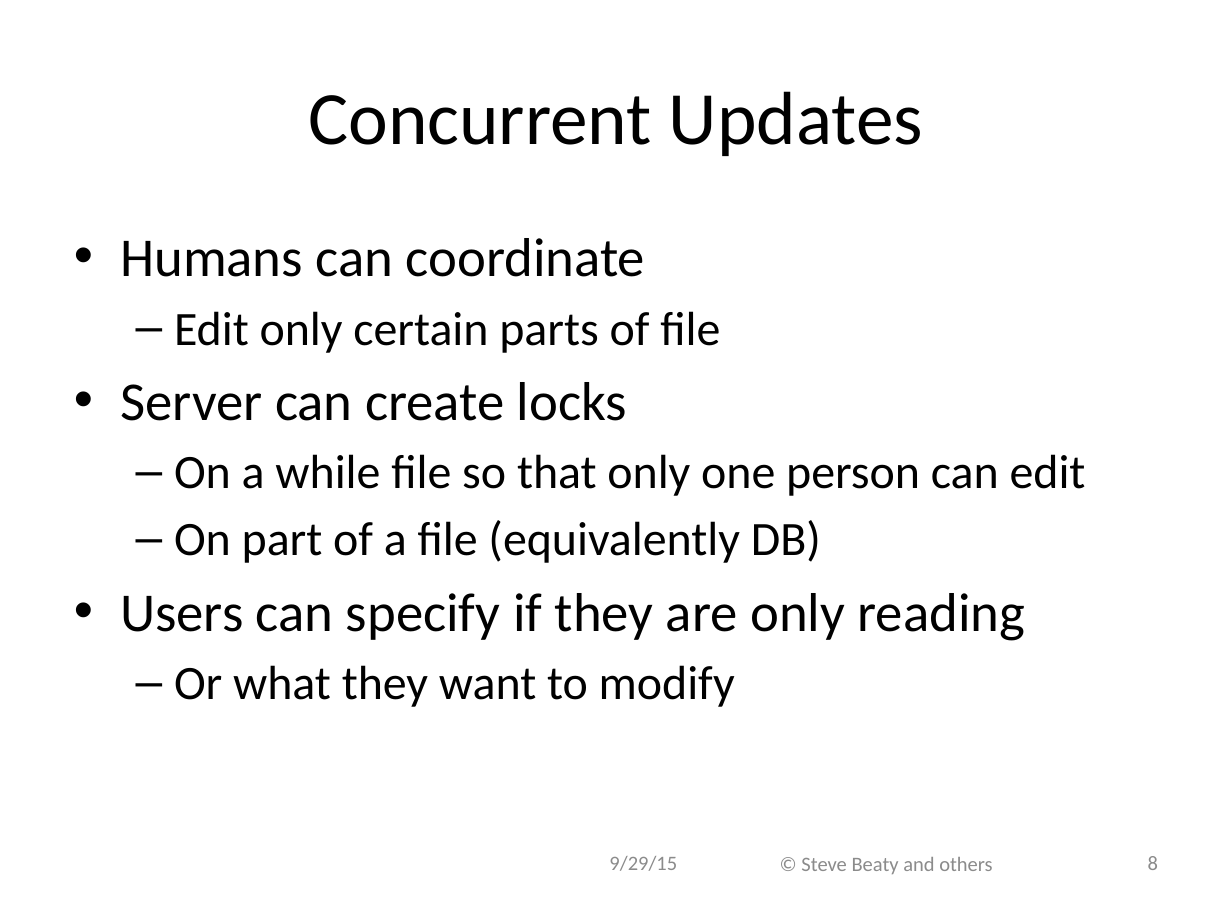
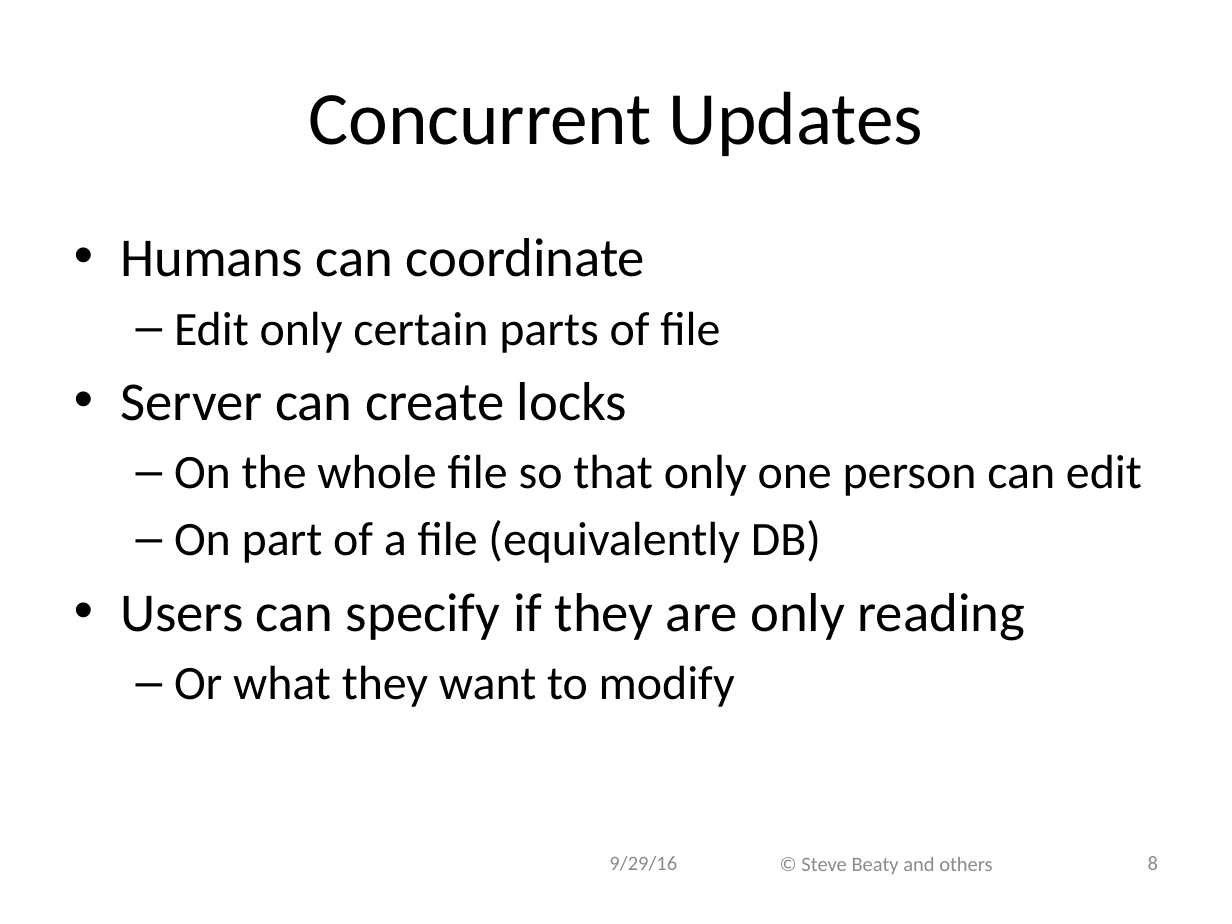
Before and after one commit to ivogeorg/cs1030, a slide deck: slide 8 of slides-steve/Chapter 10.pptx. Drawn at 1232x924 pixels with LibreOffice and Linux fonts; fonts in the diff are those of the drawing; background and template pictures are left out. Boxes give left, top, right and bottom in pixels: in the first picture for what was removed or moved away, otherwise in the second. Text is boxed around its words. In the diff, an @@ line names an element or a change of style, - is before the commit and + after.

```diff
--- a/slides-steve/Chapter 10.pptx
+++ b/slides-steve/Chapter 10.pptx
@@ text at [174,454,1142,496]: text changed @@
-  – On a while file so that only one person can edit
+  – On the whole file so that only one person can edit
@@ text at [609,856,677,871]: text changed @@
-9/29/15
+9/29/16
```
Also in this commit, not shown: 40 other slides changed, 1 other file.
